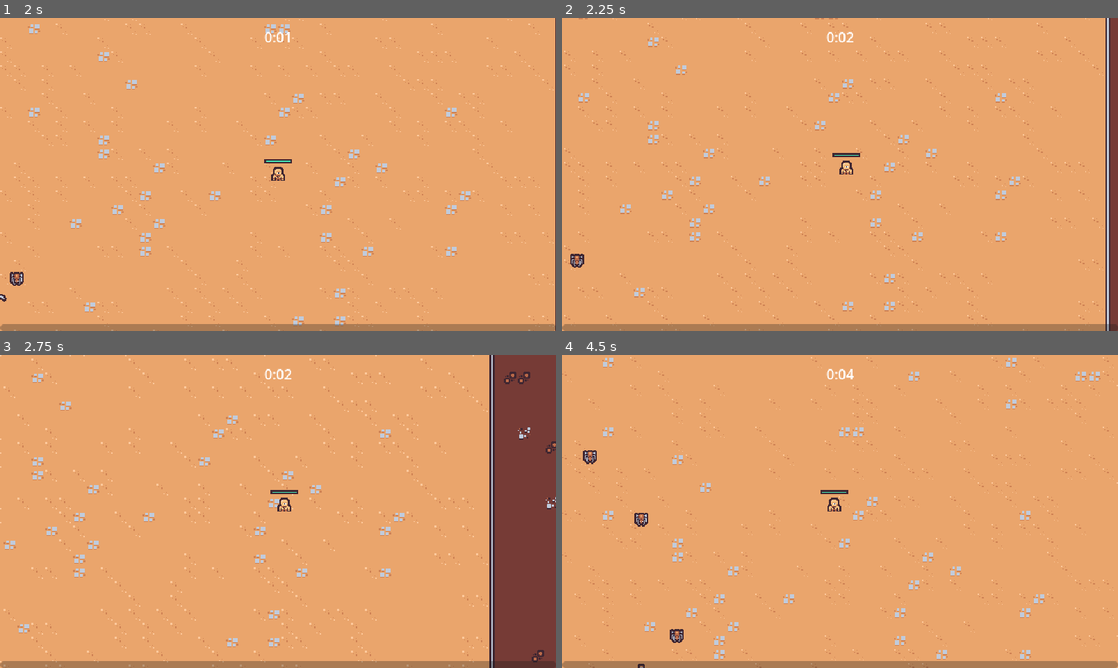
Above: before the commit, frames 1-4 (two rows, left to right).
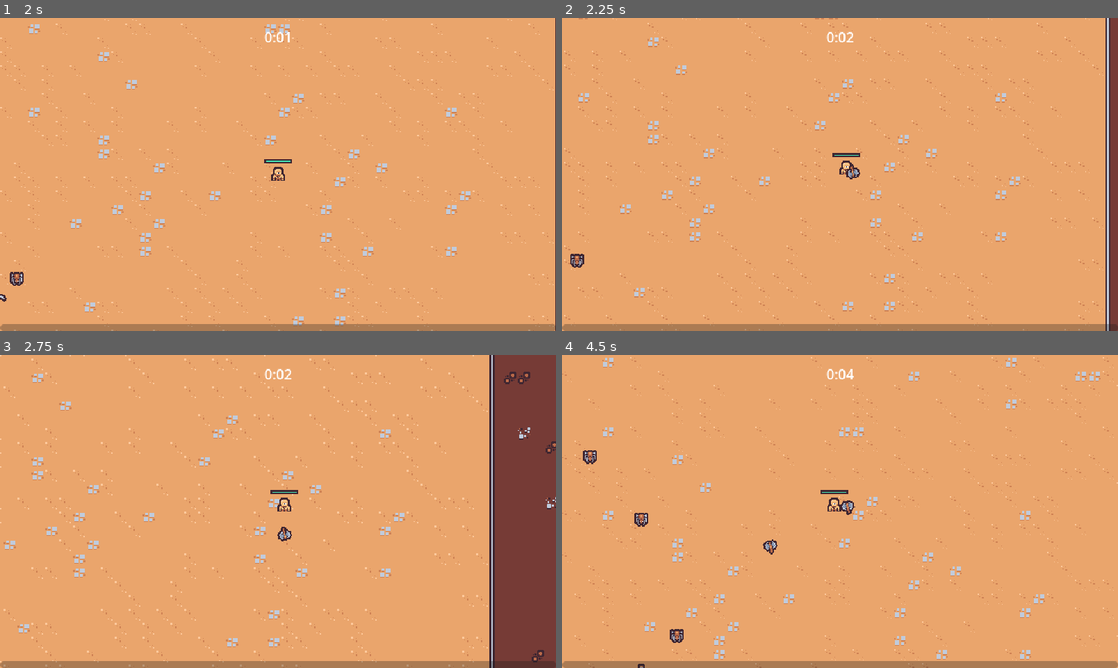
Above: after the commit, the same moments.

Repository: tiannahenrylewis/GodotCrashCourse
Game: Godot game, scene res://Scenes/Main/main.tscn
The game is run twice, just before and just after one commit, with the same random seed, the same clock (stepped at 60 frames per second) and the same inputs.
Inputs (mouse positions are in pixels of both pictures, inside the frame that each line leads up to):
- Up to frame 1 (2 s): move the mouse to (400, 158) at 0.52 s; press the mouse at (400, 158) at 0.53 s; hold D (move_right) 0.53-1.28 s; move the mouse to (166, 190) at 1.27 s; release the mouse at (166, 190) at 1.28 s; hold S (move_down) from 1.28 s (still down); click (166, 190) at 1.35 s
- Up to frame 2 (2.25 s): move the mouse to (895, 105) at 2.02 s; release S (move_down) at 2.03 s; press the mouse at (895, 105) at 2.03 s; hold D (move_right) from 2.03 s (still down)
- Up to frame 3 (2.75 s): keep holding D (move_right)
- Up to frame 4 (4.5 s): move the mouse to (812, 574) at 2.77 s; release D (move_right) at 2.78 s; release the mouse at (812, 574) at 2.78 s; hold W (move_up) 2.78-3.53 s; click (812, 574) at 2.85 s; move the mouse to (1006, 558) at 3.52 s; press the mouse at (1006, 558) at 3.53 s; hold Left (move_left) from 3.53 s (still down); move the mouse to (673, 464) at 4.27 s; release the mouse at (673, 464) at 4.28 s; click (673, 464) at 4.35 s

Frame 1 is identical in both runs. In frame 2, less than 0.1% of the frame differs, in the area x 51-54%, y 46-52%; in frame 3, less than 0.1%; in frame 4, 0.2%, in the area x 36-53%, y 46-64%.

Commit message:
S3: Create Axe Ability

Diff:
--- /dev/null
+++ b/Scenes/Ability/AxeAbility/axe_ability.gd
@@ -0,0 +1,25 @@
+extends Node2D
+
+const MAX_RADIUS = 100
+
+@onready var hitbox_component = $HitboxComponent
+
+var base_rotation = Vector2.RIGHT
+
+func _ready():
+	base_rotation = Vector2.RIGHT.rotated(randf_range(0, TAU))
+	var tween = create_tween()
+	tween.tween_method(tween_method, 0.0, 2.0, 3)
+	tween.tween_callback(queue_free)
+
+
+func tween_method(rotations: float):
+	var percent = rotations / 2
+	var current_radius = percent * MAX_RADIUS
+	var current_direction = base_rotation.rotated(rotations * TAU)
+
+	var player = get_tree().get_first_node_in_group("Player")
+	if player == null:
+		return
+
+	global_position = player.global_position + (current_direction * current_radius)
--- /dev/null
+++ b/Scenes/Ability/AxeAbility/axe_ability.tscn
@@ -0,0 +1,77 @@
+[gd_scene load_steps=9 format=3 uid="uid://jev3xr2ltqab"]
+
+[ext_resource type="Script" path="res://Scenes/Ability/AxeAbility/axe_ability.gd" id="1_irkqv"]
+[ext_resource type="Texture2D" uid="uid://cj6lxkeew52yy" path="res://Scenes/Ability/AxeAbility/axe.png" id="1_nr60p"]
+[ext_resource type="PackedScene" uid="uid://b5mswvk1g0iyr" path="res://Scenes/Component/hitbox_component.tscn" id="3_mx6da"]
+
+[sub_resource type="Animation" id="Animation_n2vme"]
+resource_name = "default"
+length = 0.5
+loop_mode = 1
+tracks/0/type = "value"
+tracks/0/imported = false
+tracks/0/enabled = true
+tracks/0/path = NodePath("Sprite2D:rotation")
+tracks/0/interp = 1
+tracks/0/loop_wrap = true
+tracks/0/keys = {
+"times": PackedFloat32Array(0, 0.5),
+"transitions": PackedFloat32Array(1, 1),
+"update": 0,
+"values": [0.0, 6.28319]
+}
+
+[sub_resource type="Animation" id="Animation_we30f"]
+length = 0.001
+tracks/0/type = "value"
+tracks/0/imported = false
+tracks/0/enabled = true
+tracks/0/path = NodePath("Sprite2D:rotation")
+tracks/0/interp = 1
+tracks/0/loop_wrap = true
+tracks/0/keys = {
+"times": PackedFloat32Array(0),
+"transitions": PackedFloat32Array(1),
+"update": 0,
+"values": [0.0]
+}
+
+[sub_resource type="AnimationLibrary" id="AnimationLibrary_eesj0"]
+_data = {
+"RESET": SubResource("Animation_we30f"),
+"default": SubResource("Animation_n2vme")
+}
+
+[sub_resource type="GDScript" id="GDScript_6g3jm"]
+script/source = "extends Sprite2D
+
+
+# Called when the node enters the scene tree for the first time.
+func _ready():
+	pass # Replace with function body.
+
+
+# Called every frame. 'delta' is the elapsed time since the previous frame.
+func _process(delta):
+	pass
+"
+
+[sub_resource type="CircleShape2D" id="CircleShape2D_hhns5"]
+
+[node name="AxeAbility" type="Node2D"]
+script = ExtResource("1_irkqv")
+
+[node name="AnimationPlayer" type="AnimationPlayer" parent="."]
+autoplay = "default"
+libraries = {
+"": SubResource("AnimationLibrary_eesj0")
+}
+
+[node name="Sprite2D" type="Sprite2D" parent="."]
+texture = ExtResource("1_nr60p")
+script = SubResource("GDScript_6g3jm")
+
+[node name="HitboxComponent" parent="." instance=ExtResource("3_mx6da")]
+
+[node name="CollisionShape2D" type="CollisionShape2D" parent="HitboxComponent"]
+shape = SubResource("CircleShape2D_hhns5")
--- /dev/null
+++ b/Scenes/Ability/Controllers/AxeAbility/axe_ability_controller.gd
@@ -0,0 +1,24 @@
+extends Node
+
+@export var axe_ability_scene: PackedScene
+
+var damage = 10
+
+# Called when the node enters the scene tree for the first time.
+func _ready():
+	$Timer.timeout.connect(on_timer_timeout)
+
+
+func on_timer_timeout():
+	var player = get_tree().get_first_node_in_group("Player") as Node2D
+	if player == null:
+		return
+
+	var foreground_layer = get_tree().get_first_node_in_group("ForegroundLayer") as Node2D
+	if foreground_layer == null:
+		return
+
+	var axe_instance = axe_ability_scene.instantiate() as Node2D
+	foreground_layer.add_child(axe_instance)
+	axe_instance.global_position = player.global_position
+	axe_instance.hitbox_component.damage = damage
--- /dev/null
+++ b/Scenes/Ability/Controllers/AxeAbility/axe_ability_controller.tscn
@@ -0,0 +1,12 @@
+[gd_scene load_steps=3 format=3 uid="uid://b0xqrirdalxy5"]
+
+[ext_resource type="Script" path="res://Scenes/Ability/Controllers/AxeAbility/axe_ability_controller.gd" id="1_6mrqe"]
+[ext_resource type="PackedScene" uid="uid://jev3xr2ltqab" path="res://Scenes/Ability/AxeAbility/axe_ability.tscn" id="2_vm8uc"]
+
+[node name="AxeAbilityController" type="Node2D"]
+script = ExtResource("1_6mrqe")
+axe_ability_scene = ExtResource("2_vm8uc")
+
+[node name="Timer" type="Timer" parent="."]
+wait_time = 2.0
+autostart = true
--- a/Scenes/GameObject/Player/player.tscn
+++ b/Scenes/GameObject/Player/player.tscn
@@ -1,9 +1,10 @@
-[gd_scene load_steps=10 format=3 uid="uid://djrod1rir3pel"]
+[gd_scene load_steps=11 format=3 uid="uid://djrod1rir3pel"]
 
 [ext_resource type="Script" path="res://Scenes/GameObject/Player/player.gd" id="1_1qqnu"]
 [ext_resource type="Texture2D" uid="uid://yvjx28b0j31w" path="res://Scenes/GameObject/Player/player.png" id="1_v0im7"]
 [ext_resource type="PackedScene" uid="uid://cu2xogii0nmi0" path="res://Scenes/Component/health_component.tscn" id="2_5ivuk"]
 [ext_resource type="PackedScene" uid="uid://coyf4gnst42rj" path="res://Scenes/Ability/Controllers/SwordAbility/sword_ability_controller.tscn" id="2_7dofh"]
+[ext_resource type="PackedScene" uid="uid://b0xqrirdalxy5" path="res://Scenes/Ability/Controllers/AxeAbility/axe_ability_controller.tscn" id="4_6cm0d"]
 
 [sub_resource type="StyleBoxFlat" id="StyleBoxFlat_xu2mf"]
 bg_color = Color(0.247059, 0.14902, 0.192157, 1)
@@ -35,6 +36,8 @@
 [node name="AbilityManager" type="Node" parent="."]
 
 [node name="SwordAbilityController" parent="AbilityManager" instance=ExtResource("2_7dofh")]
+
+[node name="AxeAbilityController" parent="AbilityManager" instance=ExtResource("4_6cm0d")]
 
 [node name="DamageIntervalTimer" type="Timer" parent="."]
 wait_time = 0.5
Binary file added: Scenes/Ability/AxeAbility/axe.png
Not shown, added: Scenes/Ability/AxeAbility/axe.png.import
Binary file added: Scenes/Ability/Controllers/SwordAbility/tile_0118.png
Not shown, added: Scenes/Ability/Controllers/SwordAbility/tile_0118.png.import
Not shown, changed: .DS_Store
